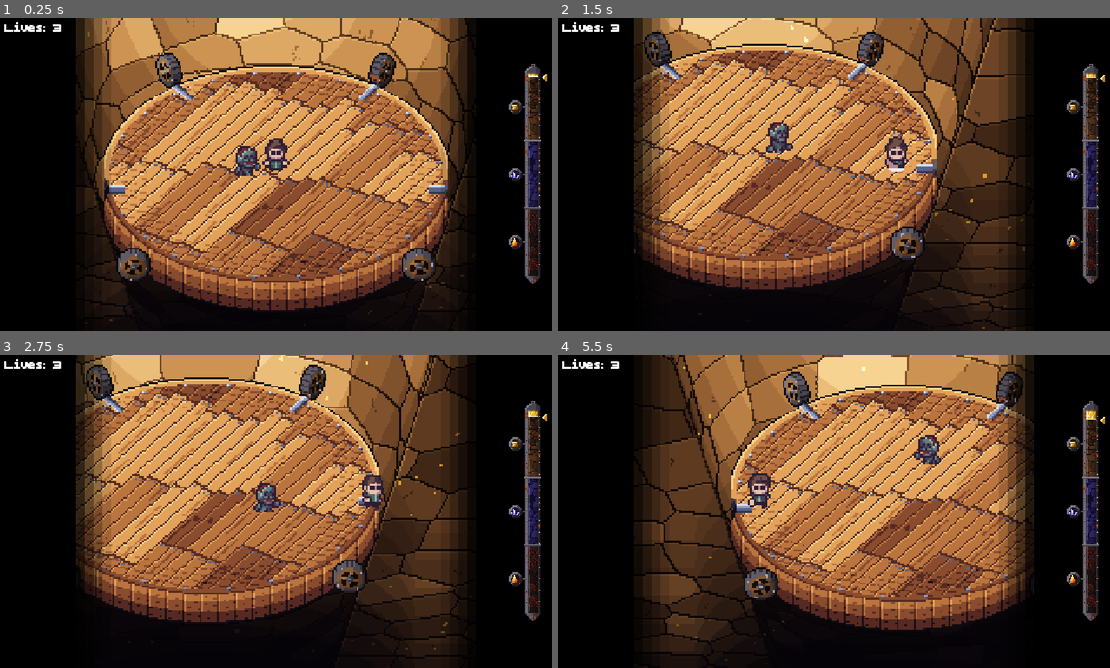
Above: before the commit, frames 1-4 (two rows, left to right).
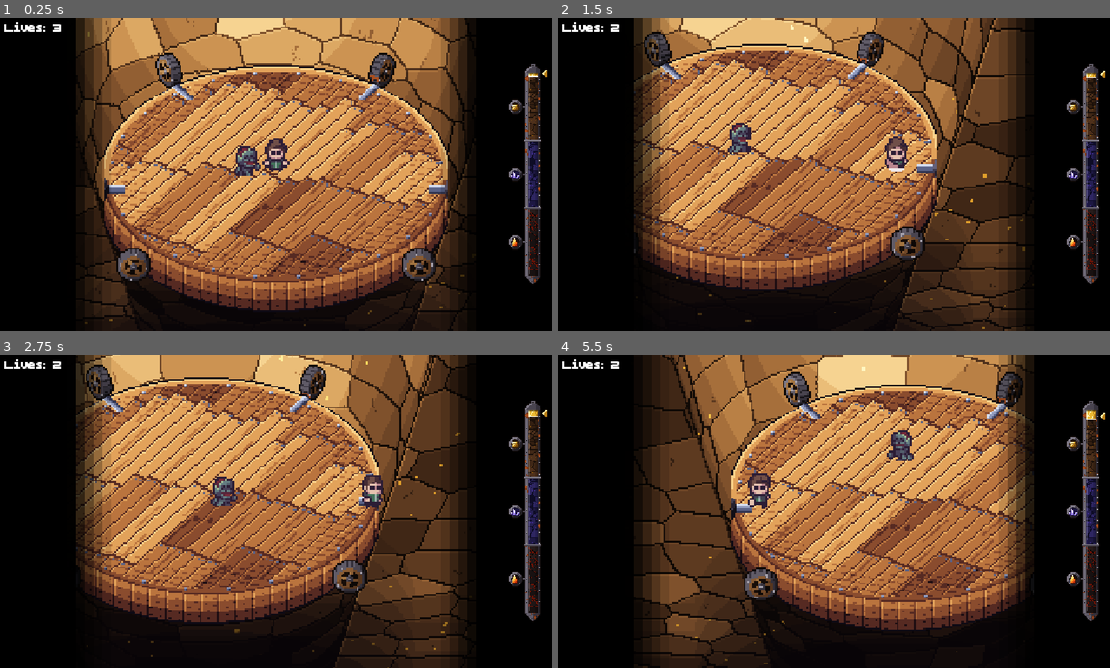
Above: after the commit, the same moments.

Repository: miltonwas/cavecrust
Game: Godot game, scene res://scenes/level.tscn
Same seed, same stepped clock (60 frames per second), same inputs: the game is played once before the commit and once after it.
Inputs:
- Up to frame 1 (0.25 s): no input
- Up to frame 2 (1.5 s): hold D (move_right) 0.53-1.28 s; tap Space (punch) at 0.6, 1.35 s; hold S (move_down) from 1.28 s (still down)
- Up to frame 3 (2.75 s): release S (move_down) at 2.03 s; hold D (move_right) from 2.03 s (still down); tap Space (punch) at 2.1 s
- Up to frame 4 (5.5 s): release D (move_right) at 2.78 s; hold W (move_up) 2.78-3.53 s; tap Space (punch) every 0.75 s from 2.85 to 5.1 s; hold A (move_left) 3.53-5.03 s; hold S (move_down) from 5.03 s (still down)

The runs differ from the first frame. In frame 1, 0.8% of the frame differs, in the area x 15-100%, y 16-100%; in frame 2, 2.7%; in frame 3, 2.9%, in the area x 9-100%, y 3-100%; in frame 4, 2.8%.

Commit message:
Player death, game over screen
Jag har fixat så att spelaren kan dö och lagt till en game over skärm med en knapp där det går att restarta spelet.

Diff:
--- /dev/null
+++ b/scenes/game_over.gd
@@ -0,0 +1,15 @@
+extends CanvasLayer
+
+signal button_pressed
+# Called when the node enters the scene tree for the first time.
+func _ready() -> void:
+	pass # Replace with function body.
+
+
+# Called every frame. 'delta' is the elapsed time since the previous frame.
+func _process(delta: float) -> void:
+	pass
+
+
+func _on_respawn_button_pressed() -> void:
+	button_pressed.emit()
--- /dev/null
+++ b/scenes/game_over.tscn
@@ -0,0 +1,70 @@
+[gd_scene format=3 uid="uid://b134aquu4dky0"]
+
+[ext_resource type="Script" uid="uid://bvxrvx8cniyc2" path="res://scenes/game_over.gd" id="1_wqhvx"]
+[ext_resource type="FontFile" uid="uid://cawstl78vr723" path="res://Assets/fonts/BoldPixels.ttf" id="1_xeevv"]
+
+[sub_resource type="LabelSettings" id="LabelSettings_0nqlu"]
+font = ExtResource("1_xeevv")
+font_size = 60
+outline_size = 10
+outline_color = Color(0, 0, 0, 1)
+
+[sub_resource type="StyleBoxFlat" id="StyleBoxFlat_8gofh"]
+bg_color = Color(0.3515629, 0.35156292, 0.35156274, 1)
+
+[sub_resource type="StyleBoxFlat" id="StyleBoxFlat_wqhvx"]
+bg_color = Color(0.28118682, 0.28118688, 0.28118682, 1)
+
+[sub_resource type="StyleBoxFlat" id="StyleBoxFlat_tbwuq"]
+bg_color = Color(0.50928617, 0.50928617, 0.50928617, 1)
+
+[node name="GameOver" type="CanvasLayer" unique_id=1804648640]
+script = ExtResource("1_wqhvx")
+
+[node name="HBoxContainer" type="HBoxContainer" parent="." unique_id=403242541]
+anchors_preset = 8
+anchor_left = 0.5
+anchor_top = 0.5
+anchor_right = 0.5
+anchor_bottom = 0.5
+offset_left = -33.0
+offset_top = -7.0
+offset_right = 33.0
+offset_bottom = 7.0
+grow_horizontal = 2
+grow_vertical = 2
+
+[node name="Label" type="Label" parent="HBoxContainer" unique_id=620201685]
+layout_mode = 2
+text = "Game over"
+label_settings = SubResource("LabelSettings_0nqlu")
+
+[node name="ColorRect" type="ColorRect" parent="." unique_id=1579551352]
+offset_left = -15.0
+offset_top = -13.0
+offset_right = 1182.0
+offset_bottom = 667.0
+color = Color(0.6, 0, 0, 0.3254902)
+
+[node name="RespawnButton" type="Button" parent="." unique_id=284962338]
+anchors_preset = 7
+anchor_left = 0.5
+anchor_top = 1.0
+anchor_right = 0.5
+anchor_bottom = 1.0
+offset_left = -90.0
+offset_top = -213.0
+offset_right = 91.0
+offset_bottom = -156.0
+grow_horizontal = 2
+grow_vertical = 0
+size_flags_horizontal = 4
+theme_override_constants/outline_size = 10
+theme_override_fonts/font = ExtResource("1_xeevv")
+theme_override_font_sizes/font_size = 44
+theme_override_styles/normal = SubResource("StyleBoxFlat_8gofh")
+theme_override_styles/pressed = SubResource("StyleBoxFlat_wqhvx")
+theme_override_styles/hover = SubResource("StyleBoxFlat_tbwuq")
+text = "Respawn"
+
+[connection signal="pressed" from="RespawnButton" to="." method="_on_respawn_button_pressed"]
--- a/scenes/level.tscn
+++ b/scenes/level.tscn
@@ -14,6 +14,7 @@
 [ext_resource type="Texture2D" uid="uid://cragyer4v6u6q" path="res://Assets/cave_pics/cave shader/strip_transition_2_to_3.png" id="18_t23"]
 [ext_resource type="PackedScene" uid="uid://wop0eb672o2n" path="res://scenes/enemy_mini.tscn" id="19_gunhw"]
 [ext_resource type="Texture2D" uid="uid://bmjj7sidkla41" path="res://Assets/cave_pics/cave shader/strip_level3_magma.png" id="19_level3"]
+[ext_resource type="PackedScene" uid="uid://b134aquu4dky0" path="res://scenes/game_over.tscn" id="20_8gofh"]
 [ext_resource type="Texture2D" uid="uid://chn775f8khb82" path="res://Assets/hd_platform_wheelless.png" id="20_platform"]
 [ext_resource type="Texture2D" uid="uid://c4v4u6i2eub1u" path="res://Assets/platform/wheel_back_left.png" id="21_WheelBackLeft"]
 [ext_resource type="Texture2D" uid="uid://dmwnekrp2ofcs" path="res://Assets/platform/wheel_back_right.png" id="22_WheelBackRight"]
@@ -301,7 +302,7 @@
 mouse_filter = 2
 
 [node name="Sprite2D" type="Sprite2D" parent="." unique_id=1743512782]
-position = Vector2(0, 25)
+position = Vector2(0, 97)
 scale = Vector2(2, 2)
 texture = ExtResource("7_8c41q")
 
@@ -330,16 +331,16 @@
 scale = Vector2(2, 2)
 sprite_frames = SubResource("SpriteFrames_WheelBackRight")
 
-[node name="Player" parent="." unique_id=567548331 instance=ExtResource("1_2q6dc")]
-
-[node name="Camera2D" type="Camera2D" parent="Player" unique_id=965405618]
-scale = Vector2(3, 3)
+[node name="Camera2D" type="Camera2D" parent="." unique_id=965405618]
+scale = Vector2(2.4, 2.4)
 zoom = Vector2(1.8, 1.8)
 limit_left = -400
 limit_top = -280
 limit_right = 400
 limit_bottom = 260
 
+[node name="Player" parent="." unique_id=567548331 instance=ExtResource("1_2q6dc")]
+
 [node name="StaticBody2D" type="StaticBody2D" parent="." unique_id=1186845777]
 
 [node name="CollisionPolygon2D" type="CollisionPolygon2D" parent="StaticBody2D" unique_id=251480495]
@@ -350,3 +351,5 @@
 
 [node name="EnemyMini" parent="." unique_id=127921243 instance=ExtResource("19_gunhw")]
 position = Vector2(-45, 6)
+
+[node name="GameOver" parent="." unique_id=1804648640 instance=ExtResource("20_8gofh")]
--- a/scenes/player.tscn
+++ b/scenes/player.tscn
@@ -622,3 +622,5 @@
 
 [node name="CollisionShape2D" type="CollisionShape2D" parent="Punch_hitbox" unique_id=1104438600]
 shape = SubResource("RectangleShape2D_punch")
+
+[node name="RemoteTransform2D" type="RemoteTransform2D" parent="." unique_id=535602876]
--- a/scripts/depth_gauge.gd
+++ b/scripts/depth_gauge.gd
@@ -3,7 +3,7 @@
 const TUBE_POS := Vector2(21, 9)       # top left of the fill area inside the textures
 const TUBE_HEIGHT := 210.0             # three areas of 70 px
 const MARKER_X := 35.0
-const MARKER_HALF := 4.0
+const MARKER_HALF := 8.0
 
 @export_range(0.0, 1.0, 0.001) var progress: float = 0.0:
 	set(value):
--- a/scripts/enemy_mini.gd
+++ b/scripts/enemy_mini.gd
@@ -10,6 +10,14 @@
 @export var stop_distance := 30.0
 # How hard a punch pushes it away.
 @export var knockback := 400.0
+# Hits the player if they are still this close when the attack animation ends.
+@export var attack_range := 40.0
+# Seconds to wait after an attack before attacking again.
+@export var attack_cooldown := 1.0
+
+var attacking := false
+
+var damage_couter := 3
 
 @onready var anim: AnimatedSprite2D = $AnimatedSprite2D
 
@@ -23,13 +31,19 @@
 
 # Called every frame. 'delta' is the elapsed time since the previous frame.
 func _physics_process(delta: float) -> void:
-	var dir := _chase_direction()
+	# Stand still while attacking.
+	var dir := Vector2.ZERO if attacking else _chase_direction()
 	# move_toward also slows down the knockback from take_hit.
 	velocity = velocity.move_toward(dir * MAX_SPEED, ACC * delta)
 	move_and_slide()
+	if attacking:
+		return
 
 	if dir == Vector2.ZERO:
-		anim.play("idle_" + facing)
+		if _player_in_range():
+			_attack()
+		else:
+			anim.play("idle_" + facing)
 		return
 	# Face whichever direction it moves the most.
 	if abs(dir.x) > abs(dir.y):
@@ -48,9 +62,39 @@
 		return Vector2.ZERO
 	return to_player / distance
 
+func _player_in_range() -> bool:
+	return player != null and not player.is_dead and global_position.distance_to(player.global_position) < attack_range
+
+# Plays the attack, hurts the player if they did not get away, then waits a moment.
+func _attack() -> void:
+	attacking = true
+	anim.play("attack1_" + facing)
+	await anim.animation_finished
+	if damage_couter <= 0:
+		return # died during the attack
+	if _player_in_range():
+		player.take_damage()
+	anim.play("idle_" + facing)
+	await get_tree().create_timer(attack_cooldown).timeout
+	attacking = false
+
 # Called by the player when a punch hits this enemy's Area2D.
 func take_hit(push_dir: Vector2) -> void:
+	if damage_couter <= 0:
+		return # already dying
+	damage_couter -= 1
 	velocity = push_dir * knockback
 	# Flash red for a moment.
 	anim.modulate = Color.RED
 	create_tween().tween_property(anim, "modulate", Color.WHITE, 0.2)
+	if damage_couter == 0:
+		_die(push_dir)
+
+# Stops moving, plays the death animation and removes the enemy.
+func _die(push_dir: Vector2) -> void:
+	set_physics_process(false) # otherwise idle/walk would replace the death animation
+	$CollisionShape2D.set_deferred("disabled", true)
+	# There are only left and right death animations, so fall the way the punch pushed.
+	anim.play("death1_left" if push_dir.x < 0 else "death1_right")
+	await anim.animation_finished
+	queue_free()
--- a/scripts/level.gd
+++ b/scripts/level.gd
@@ -5,6 +5,9 @@
 
 @onready var cave_material: ShaderMaterial = $Cave.material
 @onready var depth_gauge = $UI/DepthGauge
+@onready var game_over: CanvasLayer = $GameOver
+@onready var camera_2d: Camera2D = $Camera2D
+
 
 # Which cave to start in: 1 = gold mine, 2 = crystal cave, 3 = magma.
 # Change it from code with: cave = 2
@@ -35,11 +38,24 @@
 
 # Called when the node enters the scene tree for the first time.
 func _ready() -> void:
+	game_over.hide()
 	cave_length = cave_length
 	_jump_to_cave()
+	$Player.lives_changed.connect(func(lives): $UI/HBoxContainer/Label.text = " Lives: %d" % lives)
+	$Player.player_dead.connect(_on_player_dead)
+	$Player.get_node("RemoteTransform2D").remote_path = camera_2d.get_path()
+	game_over.button_pressed.connect(_game_over_respawn)
 	for wheel in _wheels():
 		wheel.play("default")
 
+func _game_over_respawn() -> void:
+	get_tree().reload_current_scene()
+
+func _on_player_dead() -> void:
+	speed = -300
+	game_over.show()
+	$Player/RemoteTransform2D.update_position = false
+	camera_2d.position = Vector2.ZERO
 
 # Called every frame. 'delta' is the elapsed time since the previous frame.
 func _process(delta: float) -> void:
--- a/scripts/player.gd
+++ b/scripts/player.gd
@@ -5,6 +5,8 @@
 const ACC = 2000
 const JUMP_SPEED = 700
 const GRAVITY = 1500
+
+signal player_dead
 
 enum{IDLE, WALK, AIR, PUNCH, DEAD}
 
@@ -21,6 +23,9 @@
 
 # Enemies already hit by the current punch, so one punch only hits each once.
 var punched_enemies: Array = []
+
+signal lives_changed(lives: int)
+var lives := 3
 
 var state = IDLE
 var is_dead: bool = false
@@ -135,6 +140,26 @@
 			# Push the enemy away from the player.
 			enemy.take_hit((enemy.global_position - global_position).normalized())
 
+# Called by an enemy whose attack hits.
+func take_damage() -> void:
+	if lives <= 0:
+		return
+	lives -= 1
+	lives_changed.emit(lives)
+	_screen_shake()
+	if lives == 0:
+		_enter_dead_state(Vector2.ZERO)
+
+# Jerks the camera around a few times, then puts it back.
+func _screen_shake() -> void:
+	var cam := get_viewport().get_camera_2d()
+	if cam == null:
+		return
+	var tween := create_tween()
+	for i in 6:
+		tween.tween_property(cam, "offset", Vector2(randf_range(-5, 5), randf_range(-5, 5)), 0.04)
+	tween.tween_property(cam, "offset", Vector2.ZERO, 0.04)
+
 #-------------ENTER STATE FUNCTIONS--------------
 func _enter_idle_state() -> void:
 	state = IDLE
@@ -157,3 +182,9 @@
 	if not is_dead:
 		state = DEAD
 		is_dead = true
+		# No death animation yet: freeze, fade out, then restart the level.
+		anim.stop()
+		var tween := create_tween()
+		tween.tween_property(anim, "modulate", Color(1, 0, 0, 0), 1.0)
+		tween.tween_interval(1.0)
+		emit_signal("player_dead")
Not shown, added: scenes/game_over.gd.uid
Not shown: 1 places in scenes/player.tscn that only renumber resources
